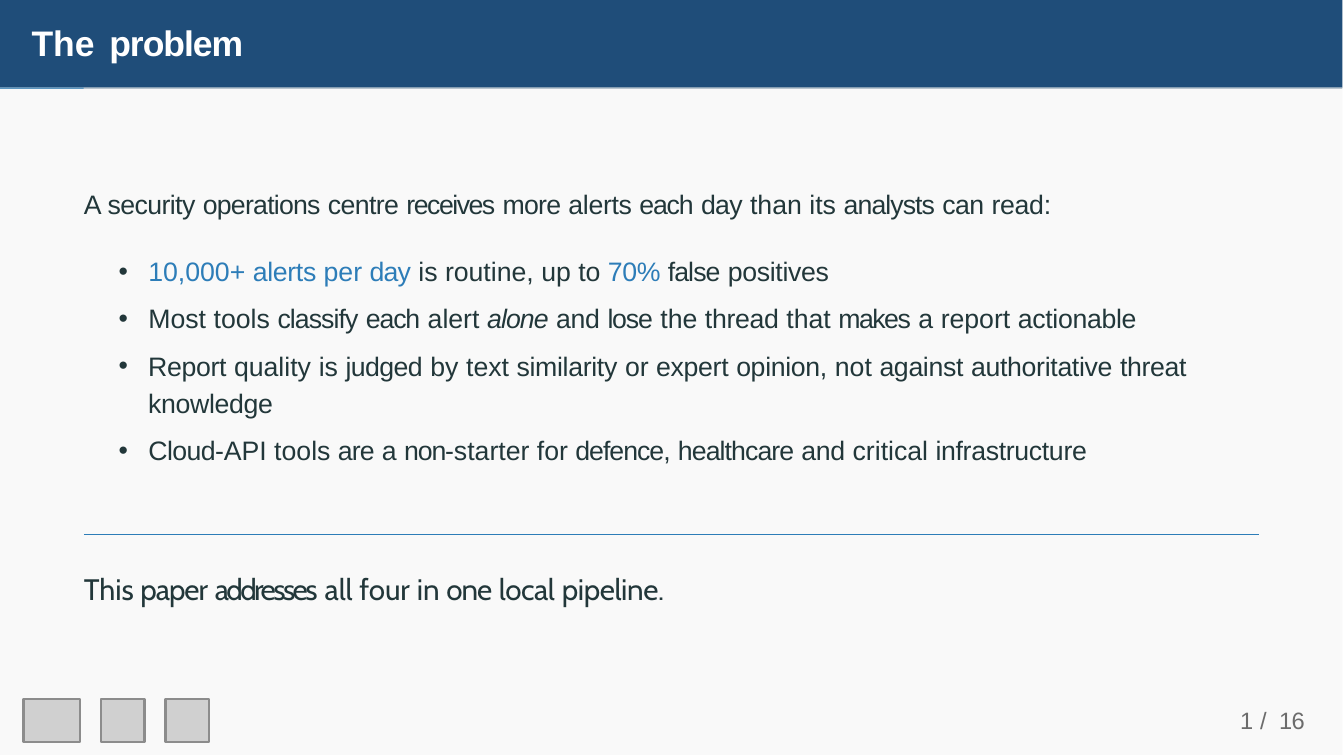
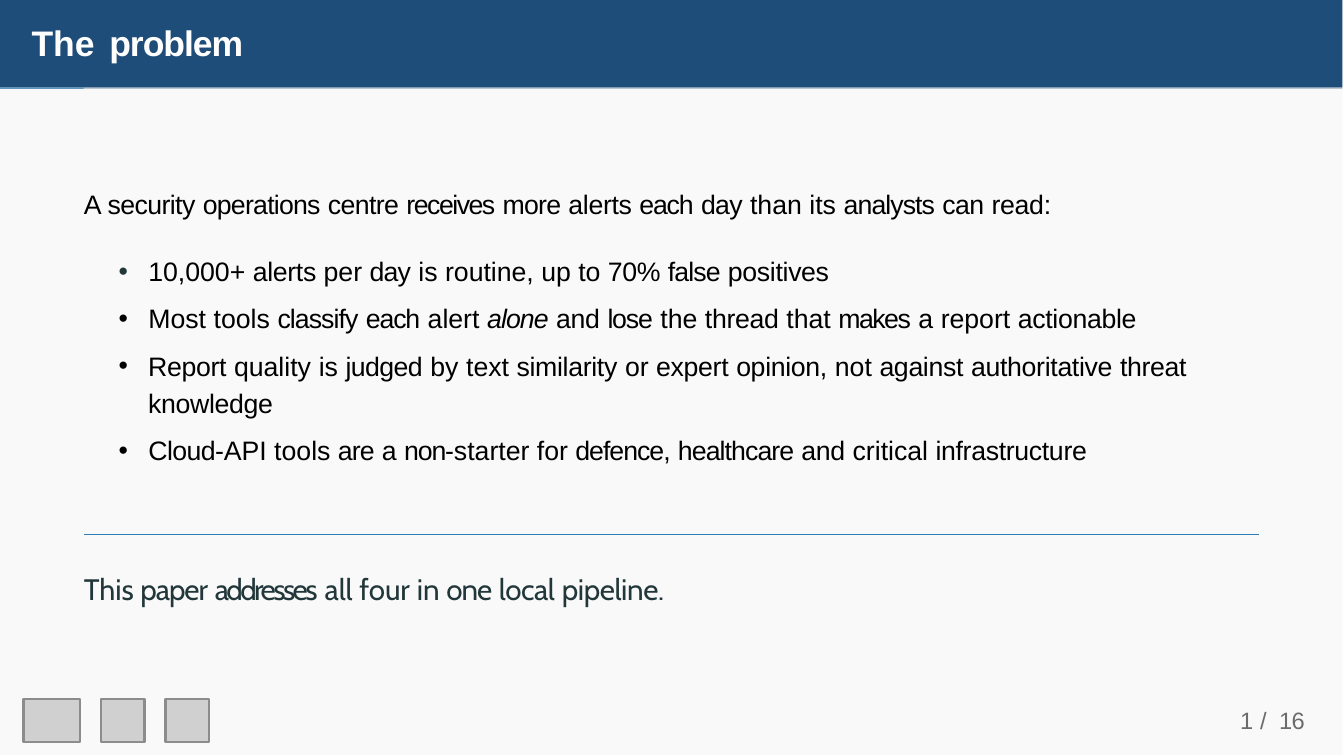
Before and after one commit to Joel89899/RAG-Based-Incident-Reporting-on-SIEM-Log-Streams, a slide deck: slide 2 of IACyC_2026_Joel_Mwende_ppt.pptx. Drawn at 1344x756 pixels with LibreOffice and Linux fonts; fonts in the diff are those of the drawing; grey boxes stand for pictures. Boxes give left, top, right and bottom in pixels: in the first picture for what was removed or moved away, otherwise in the second. Text is boxed around its words. In the diff, an @@ line names an element or a change of style, - is before the commit and + after.

```diff
--- a/IACyC_2026_Joel_Mwende_ppt.pptx
+++ b/IACyC_2026_Joel_Mwende_ppt.pptx
@@ text "A security operations centre receives ..." at box(84, 194, 1186, 464): text colour #22373A to #000000; text colour #2D7DB8 to #000000 in "10,000+ alerts per day 70%" @@
```
Also in this commit, not shown: 4 other slides changed.
